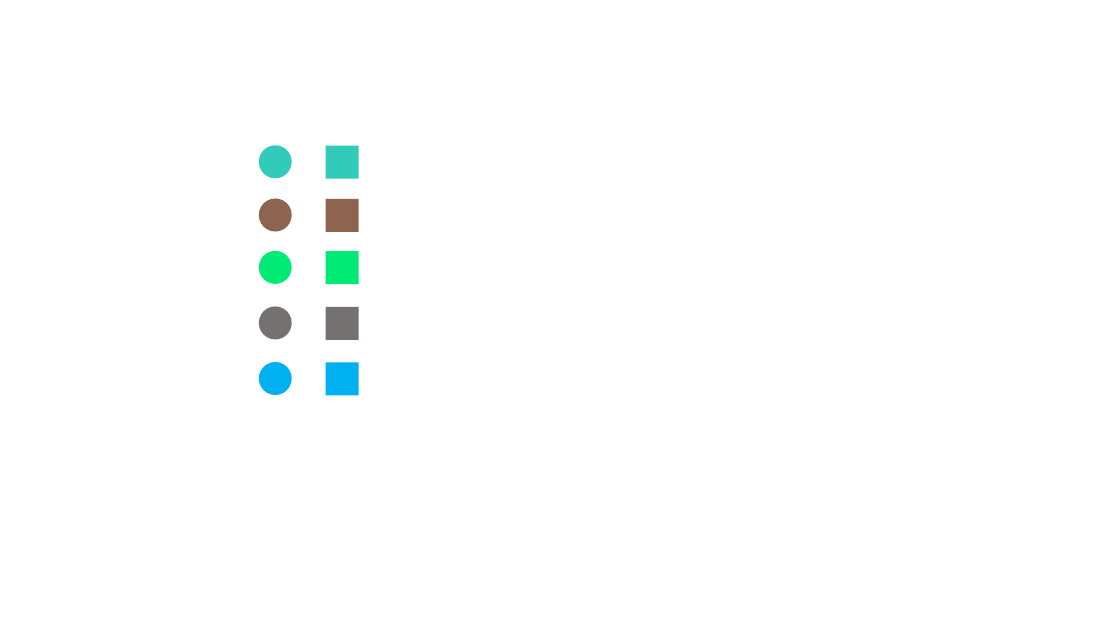
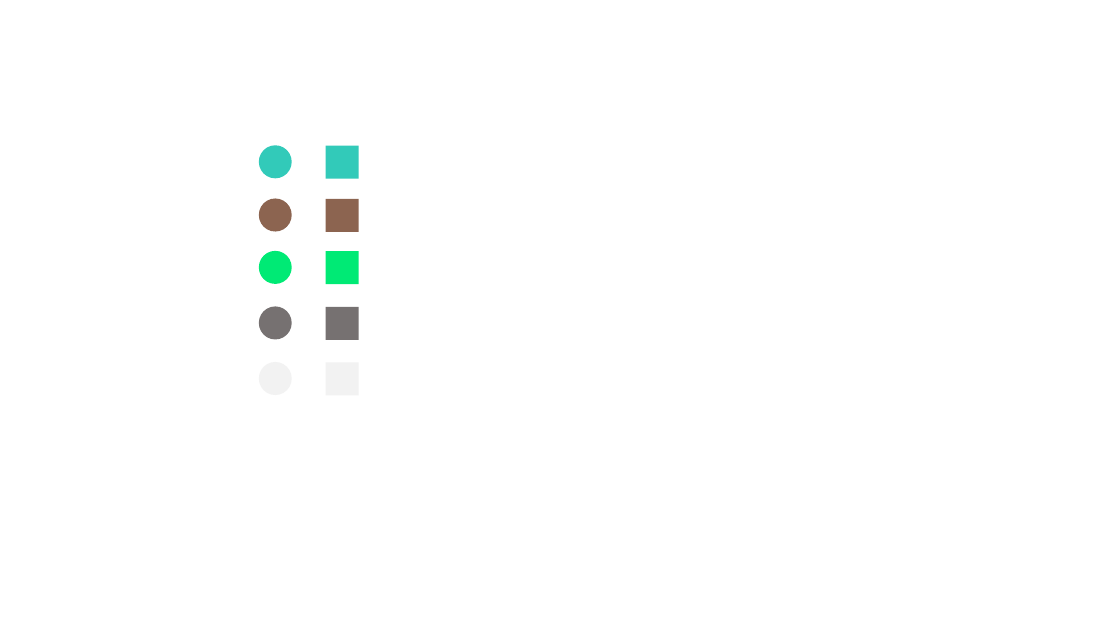
Before and after one commit to xxdoc/H2O, a slide deck: slide 1 of blocks.pptx. Drawn at 1120x630 pixels with LibreOffice and Linux fonts; fonts in the diff are those of the drawing. Boxes give left, top, right and bottom in pixels: in the first picture for what was removed or moved away, otherwise in the second. Text is boxed around its words. In the diff, an @@ line names an element or a change of style, - is before the commit and + after.

```diff
--- a/blocks.pptx
+++ b/blocks.pptx
@@ ellipse at <box>259,362,292,395</box>: fill #00B0F0 to #F2F2F2 @@
@@ rectangle at <box>326,362,359,395</box>: fill #00B0F0 to #F2F2F2 @@
```
Also in this commit, not shown: 14 other files.
